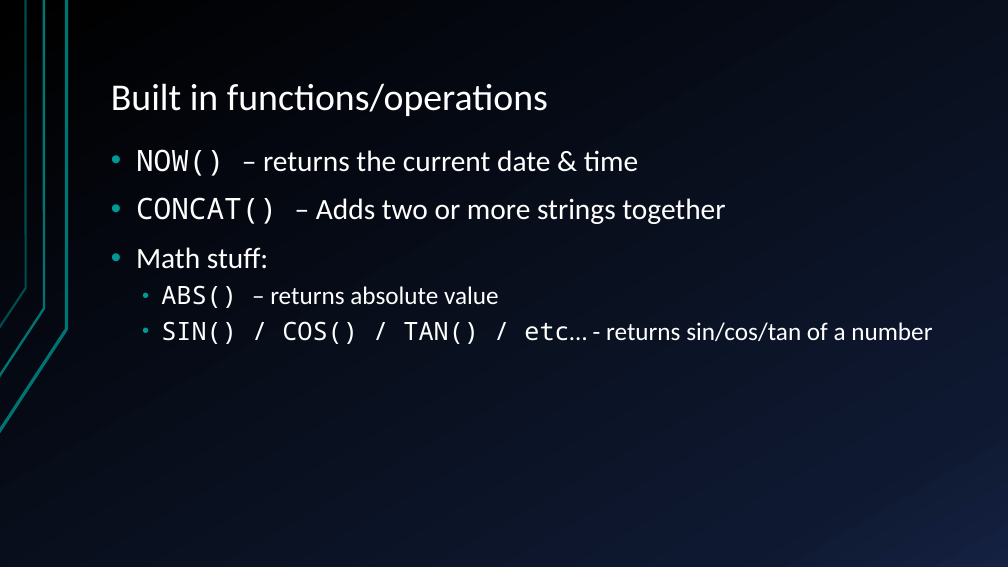
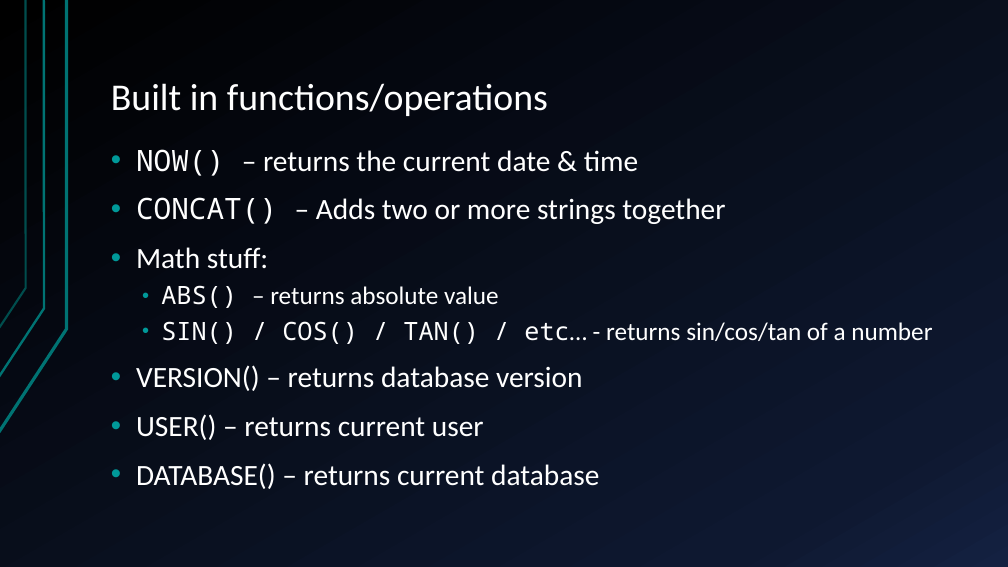
Before and after one commit to edwardayala/edwardayala.github.io, a slide deck: slide 9 of toronet/SQL Injections.pptx. Drawn at 1008x567 pixels with LibreOffice and Linux fonts; fonts in the diff are those of the drawing. Boxes give left, top, right and bottom in pixels: in the first picture for what was removed or moved away, otherwise in the second. Text is boxed around its words. In the diff, an @@ line names an element or a change of style, - is before the commit and + after.

```diff
--- a/toronet/SQL Injections.pptx
+++ b/toronet/SQL Injections.pptx
@@ text at (136,365,599,489): paragraphs added @@
+• VERSION() – returns database version
+• USER() – returns current user
+• DATABASE() – returns current database
```
Also in this commit, not shown: 1 slide added.
